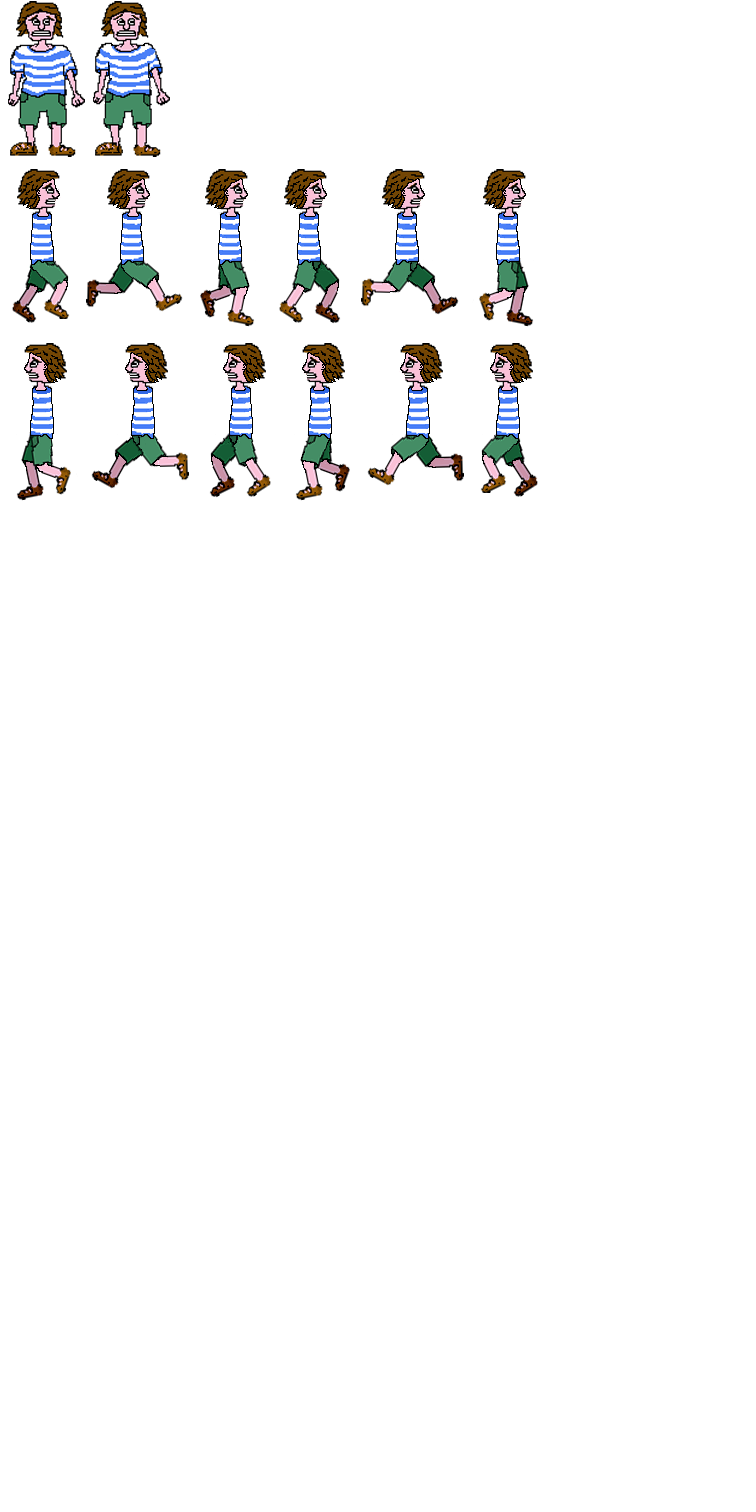
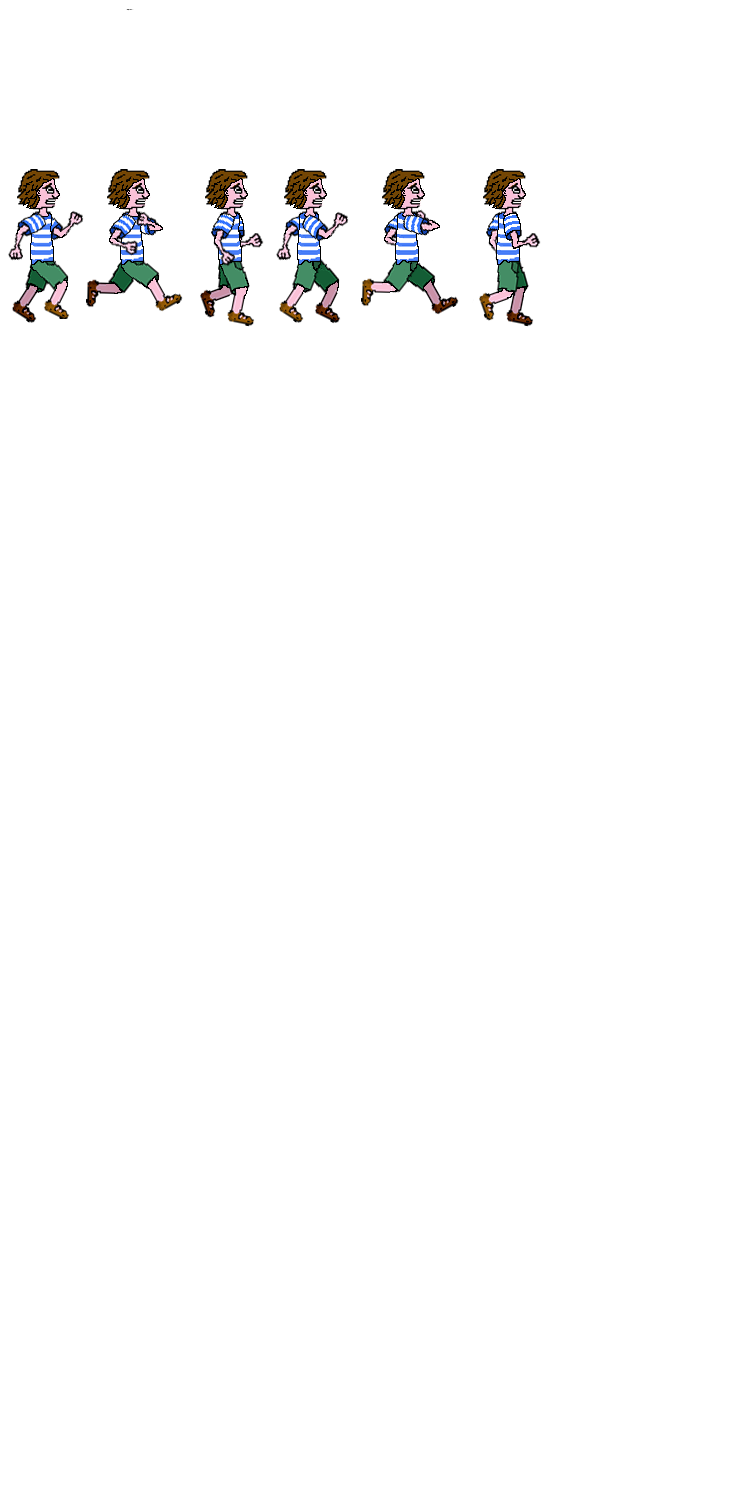
Comparing the layer stacks of the two 756px x 1512px images. Changes:
added layer "Layer 9" above "Layer 10" over [8, 213, 47, 261]
added layer "Layer 10" above "Layer 11" over [109, 213, 139, 256]
added layer "Layer 11" above "Layer 19" over [211, 212, 236, 267]
added layer "Layer 19" above "Layer 20" over [302, 211, 349, 241]
added layer "Layer 20" above "Layer 18" over [503, 213, 541, 249]
added layer "Layer 18" above "Layer 22" over [136, 211, 163, 231]
added layer "Layer 22" above "run1" over [403, 214, 432, 236]
moved "run1" above "Layer 21" over [11, 9, 534, 267]
added layer "Layer 21" above "Layer 17" over [413, 209, 440, 231]
added layer "Layer 17" above "Layer 5" over [130, 214, 159, 236]
added layer "Layer 5" above "Layer 15" over [121, 213, 264, 374]
added layer "Layer 15" above "Layer 14" over [37, 210, 84, 241]
added layer "Layer 14" above "Layer 13" over [486, 212, 511, 264]
added layer "Layer 13" above "Layer 12" over [384, 212, 414, 248]
added layer "Layer 12" above "Layer 3" over [276, 214, 316, 261]
hid "idle" over [93, 1, 170, 157]
hid "Layer 1" over [16, 343, 538, 501]
hid "Background copy" over [8, 1, 85, 157]
